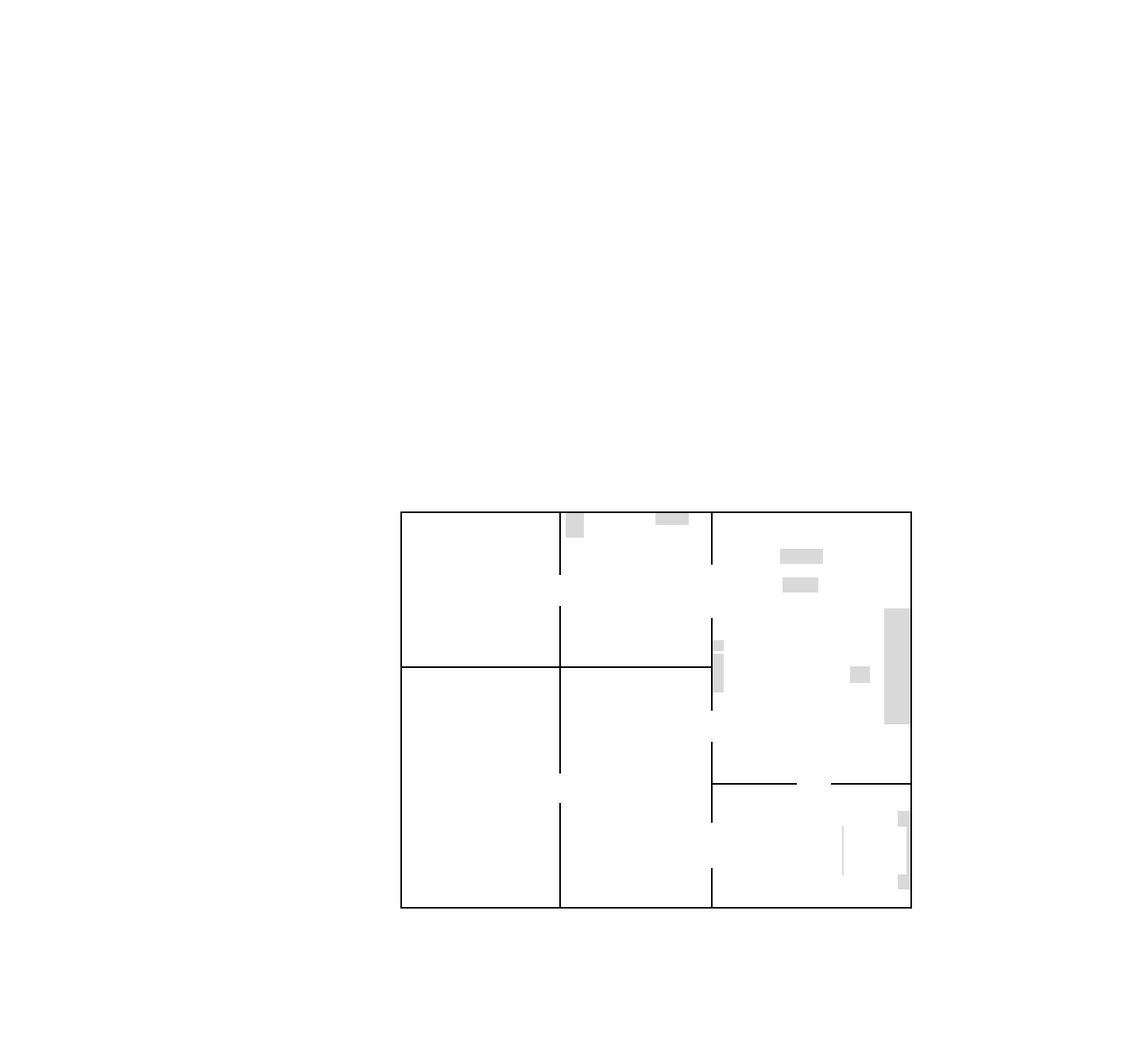
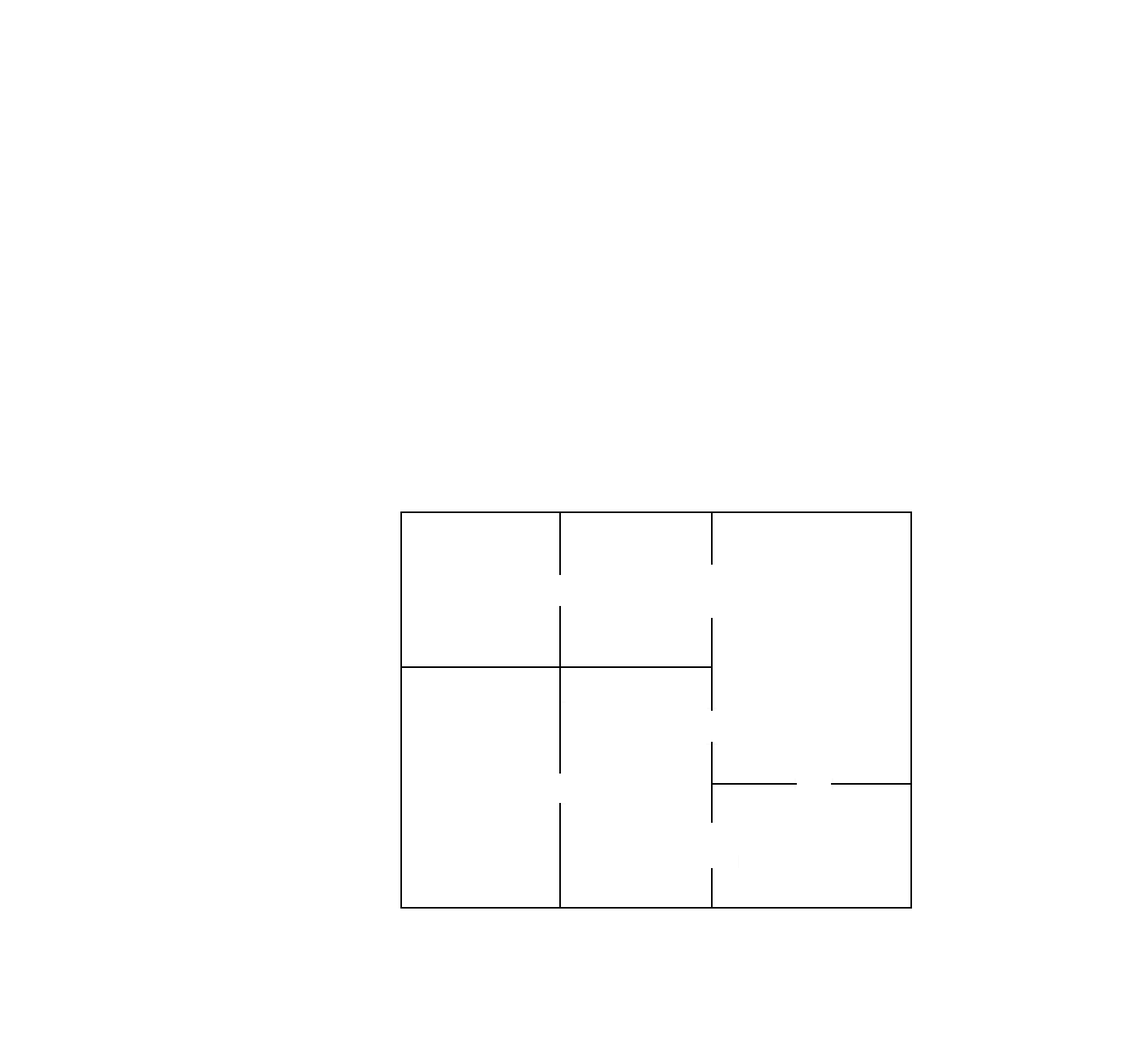
The second 1144px x 1042px image is a revision of the first. Changes to its layers:
painted on "manobstacles" over [560, 701, 834, 868]
painted on "heightmap.pgm" over [565, 512, 911, 890]
